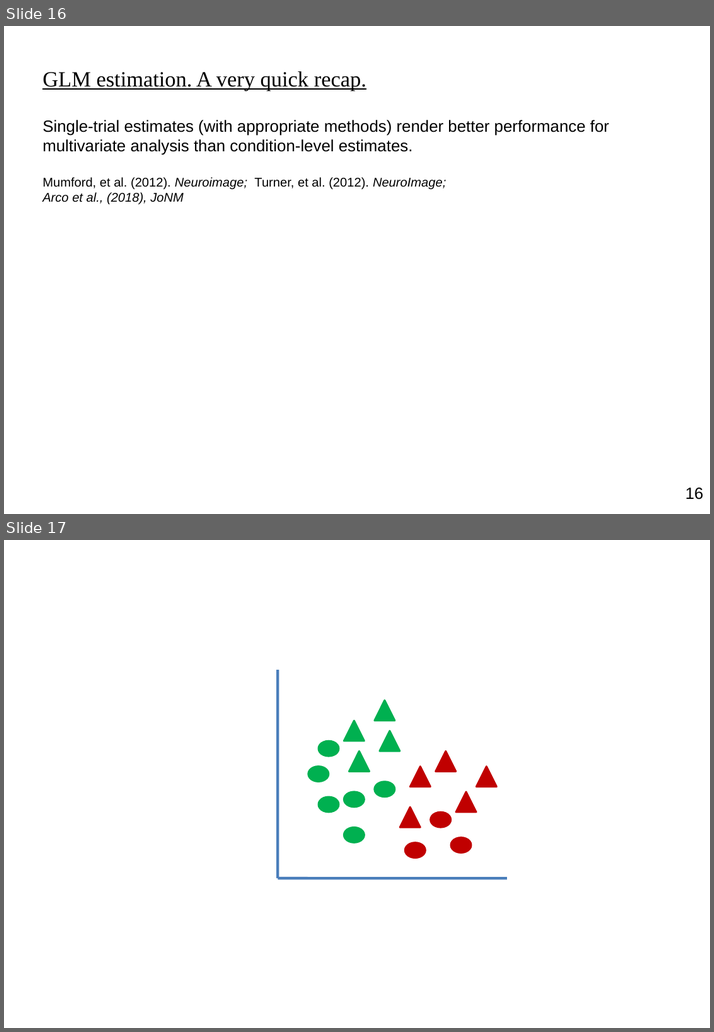
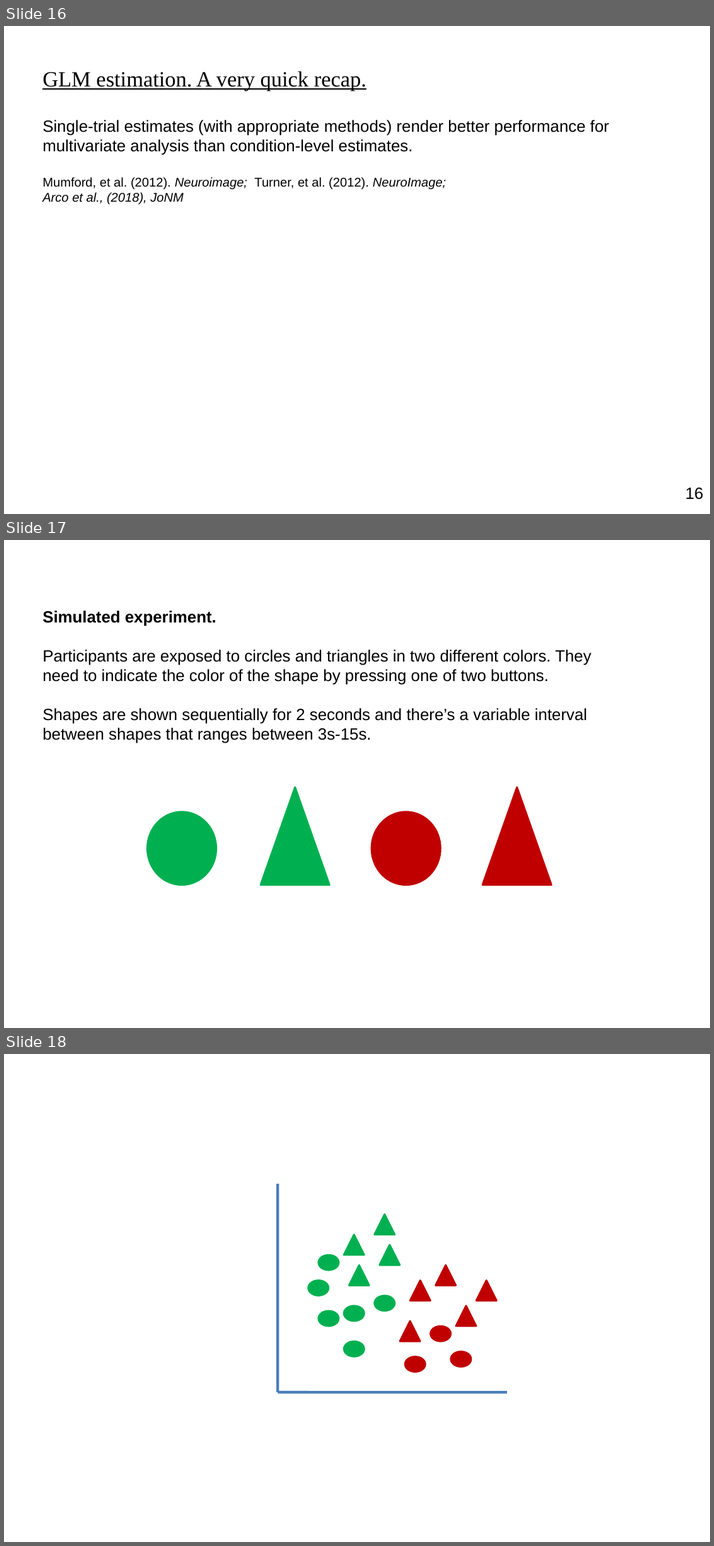
Before and after one commit to ortiztud/fmri_analysis_intro, a slide deck: slides/slides_session-5.pptx. Shown one above the other, each under a label of ours: slides 16 and 17 before the commit, slides 16, 17 and 18 after it. The pictures are 714x1032 and 714x1546 pixels, drawn with LibreOffice and Linux fonts; fonts in the diff are those of the drawing. Boxes give left, top, right and bottom in pixels: in the first picture for what was removed or moved away, otherwise in the second. Text is boxed around its words. In the diff, an @@ line names an element or a change of style, - is before the commit and + after.

```diff
--- a/slides/slides_session-5.pptx
+++ b/slides/slides_session-5.pptx
@@ slide 17 added at [4, 540, 710, 1028], background #FFFFFF @@
@@ text added at [42, 611, 591, 743], 18 pt, text #000000 @@
+Simulated experiment.
+Participants are exposed to circles and triangles in two different colors. They need to indicate the color of the shape by pressing one of two buttons.
+Shapes are shown sequentially for 2 seconds and there’s a variable interval between shapes that ranges between 3s-15s.
@@ triangle added at [260, 788, 330, 885], fill #00B050, outline #00B050 2 pt @@
@@ triangle added at [482, 788, 551, 885], fill #C00000, outline #C00000 2 pt @@
@@ ellipse added at [148, 812, 216, 885], fill #00B050, outline #00B050 2 pt @@
@@ ellipse added at [371, 812, 441, 885], fill #C00000, outline #C00000 2 pt @@
@@ what was slide 17 is now slide 18 @@
```
Also in this commit, not shown: 1 slide changed, 4 other slides added, 2 other files.
